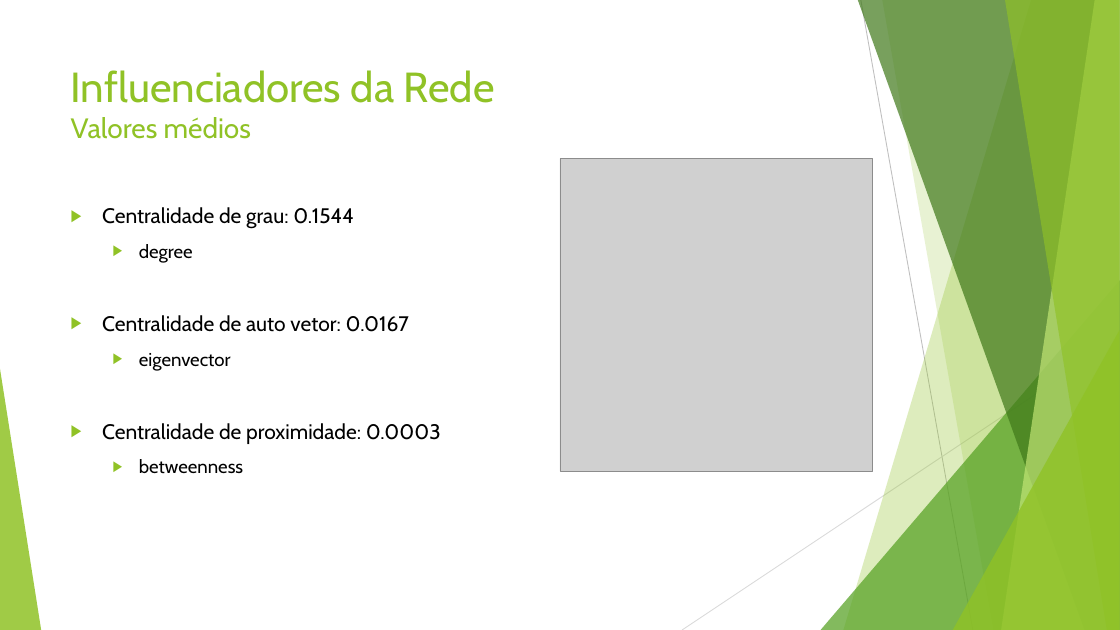
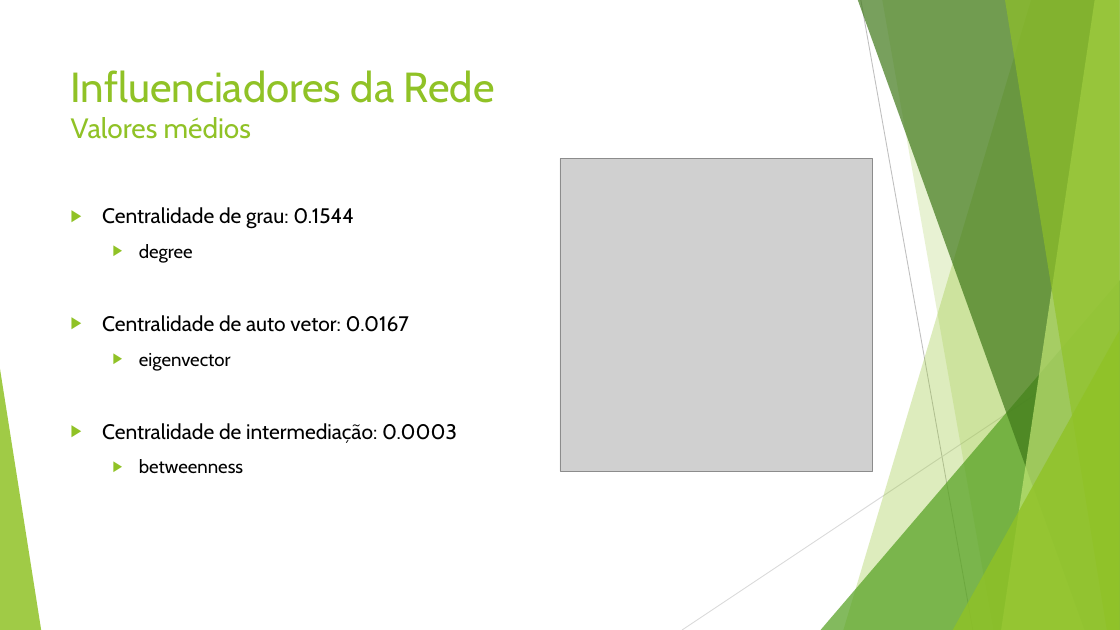
Before and after one commit to macio-matheus/analysis-geospatial-data, a slide deck: slide 7 of docs/Foursquare’s Network Analyse.pptx. Drawn at 1120x630 pixels with LibreOffice and Linux fonts; fonts in the diff are those of the drawing; grey boxes stand for pictures. Boxes give left, top, right and bottom in pixels: in the first picture for what was removed or moved away, otherwise in the second. Text is boxed around its words. In the diff, an @@ line names an element or a change of style, - is before the commit and + after.

Commit message:
Ajustes nome betweenness

```diff
--- a/docs/Foursquare’s Network Analyse.pptx
+++ b/docs/Foursquare’s Network Analyse.pptx
@@ text at (102,423,457,443): text changed @@
-▶ Centralidade de proximidade: 0.0003
+▶ Centralidade de intermediação: 0.0003
```
